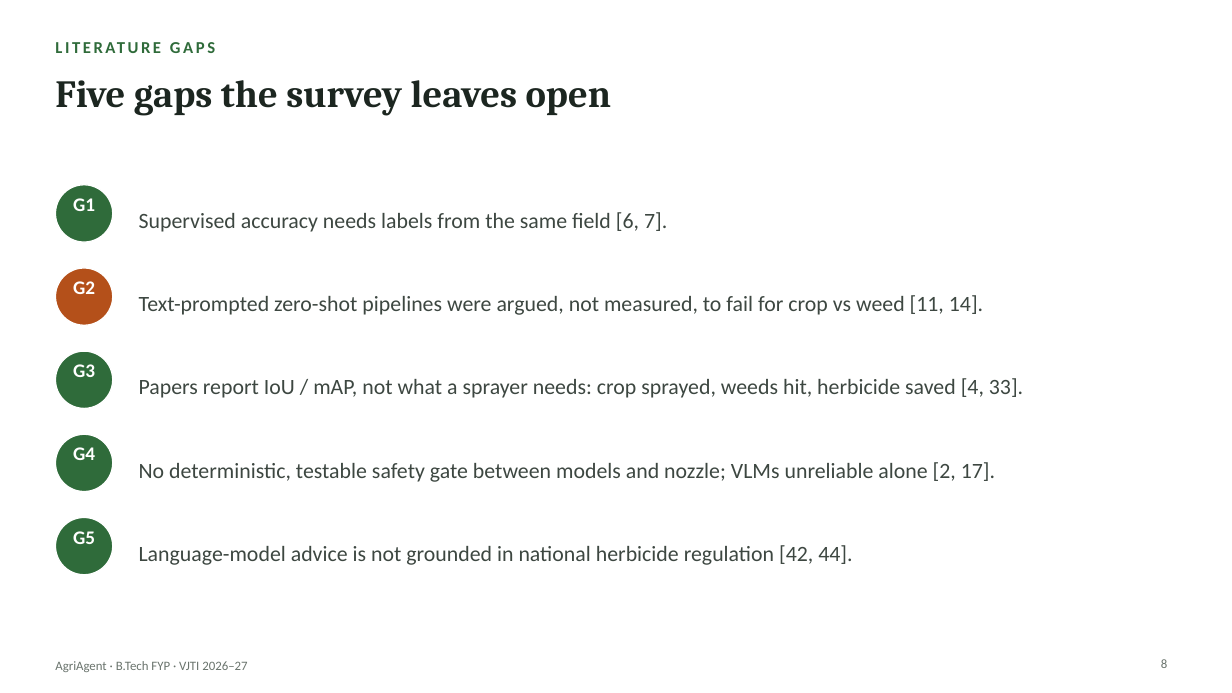
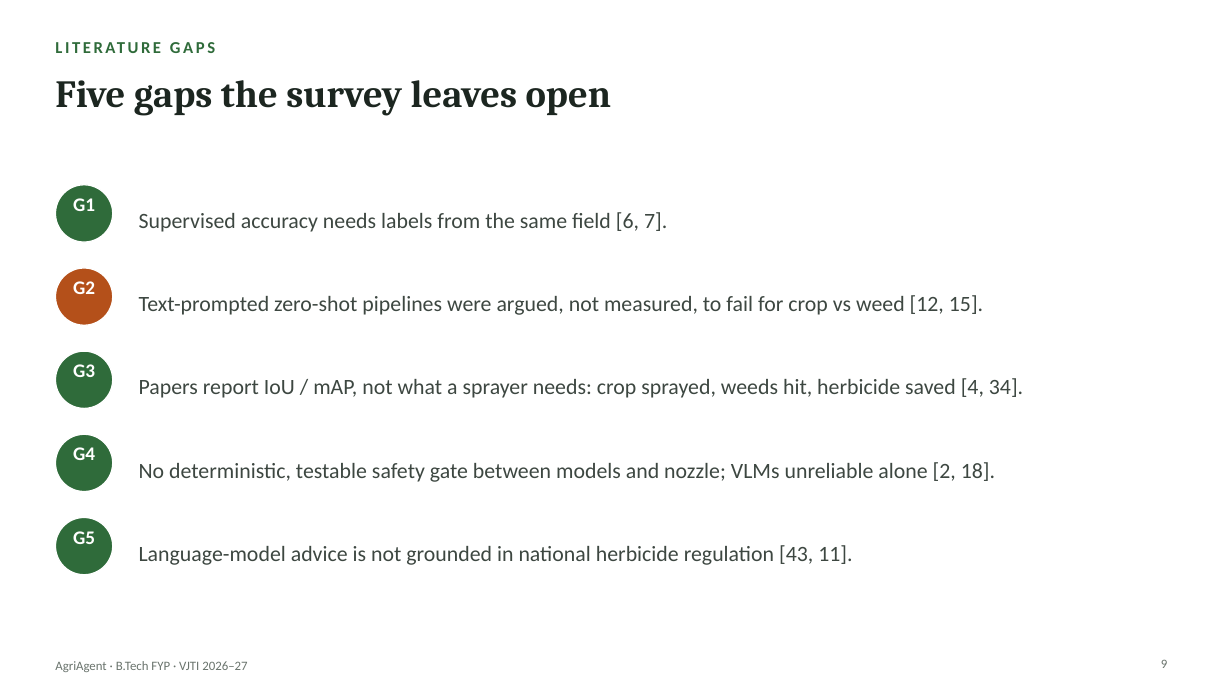
Before and after one commit to Chaitanya-666/agriAgent, a slide deck: slide 9 of docs/slides/AgriAgent_FYP_Presentation.pptx (slide 8 before the commit). Drawn at 1232x693 pixels with LibreOffice and Linux fonts; fonts in the diff are those of the drawing. Boxes give left, top, right and bottom in pixels: in the first picture for what was removed or moved away, otherwise in the second. Text is boxed around its words. In the diff, an @@ line names an element or a change of style, - is before the commit and + after.

```diff
--- a/docs/slides/AgriAgent_FYP_Presentation.pptx
+++ b/docs/slides/AgriAgent_FYP_Presentation.pptx
@@ text at (x1=139, y1=295, x2=983, y2=315): text changed @@
-Text-prompted zero-shot pipelines were argued, not measured, to fail for crop vs weed [11, 14].
+Text-prompted zero-shot pipelines were argued, not measured, to fail for crop vs weed [12, 15].
@@ text at (x1=139, y1=378, x2=1023, y2=398): text changed @@
-Papers report IoU / mAP, not what a sprayer needs: crop sprayed, weeds hit, herbicide saved [4, 33].
+Papers report IoU / mAP, not what a sprayer needs: crop sprayed, weeds hit, herbicide saved [4, 34].
@@ text at (x1=139, y1=462, x2=995, y2=482): text changed @@
-No deterministic, testable safety gate between models and nozzle; VLMs unreliable alone [2, 17].
+No deterministic, testable safety gate between models and nozzle; VLMs unreliable alone [2, 18].
@@ text at (x1=139, y1=545, x2=852, y2=565): text changed @@
-Language-model advice is not grounded in national herbicide regulation [42, 44].
+Language-model advice is not grounded in national herbicide regulation [43, 11].
```
Also in this commit, not shown: 19 other slides changed, 29 other files.
